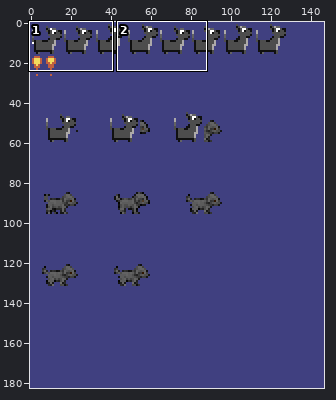
Two versions of one sprite sheet, assets/bit basic1.png. Above: a wide view before the commit, with the close-up outlined.
Close-up. First the earlier version:
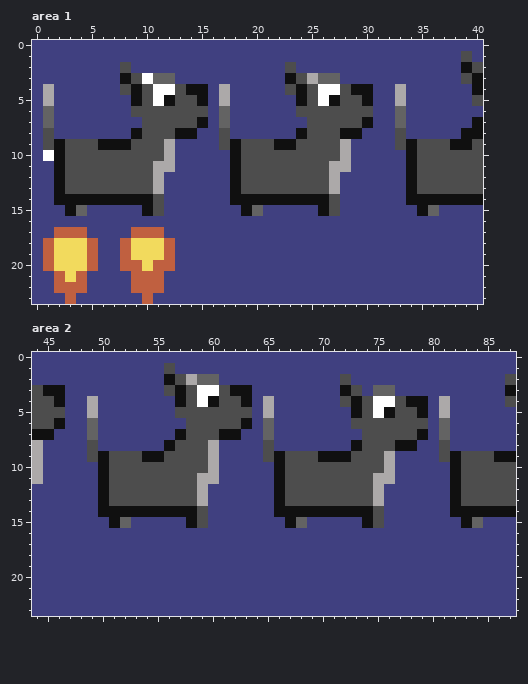
The file is 147x183 pixels. Colours within 5 levels of each other are drawn and written as one. Shown: area 1: x 0..40, y 0..23; area 2: x 44..87, y 0..23.
After:
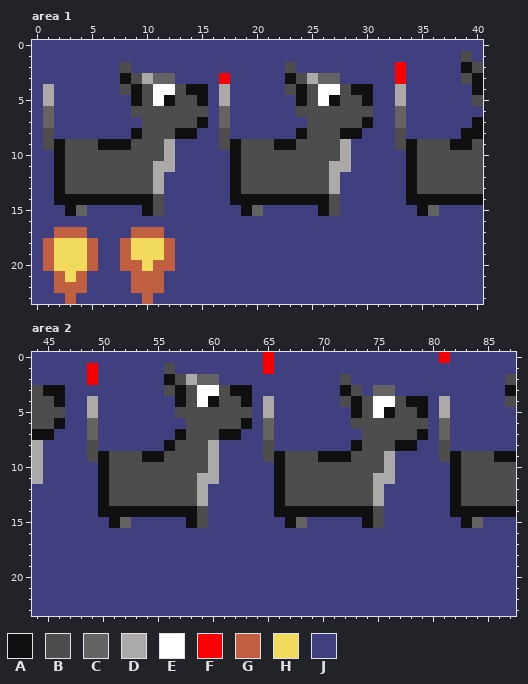
Palette (. is transparent): A #101010  B #4d4d4d  C #636363  D #aca9a9  E #ffffff  F #f60203  G #c06040  H #f2da5d  J #404080
From old to new:
{"where": "area 1"}
{"y":2,"x":33,"old":"J","new":"F"}
{"y":3,"x":10,"old":"E","new":"D"}
{"y":3,"x":17,"old":"J","new":"F"}
{"y":3,"x":33,"old":"J","new":"F"}
{"y":10,"x":1,"old":"E","new":"J"}
{"where": "area 2"}
{"y":0,"x":65,"old":"J","new":"F"}
{"y":0,"x":81,"old":"J","new":"F"}
{"y":1,"x":49,"old":"J","new":"F"}
{"y":1,"x":65,"old":"J","new":"F"}
{"y":2,"x":49,"old":"J","new":"F"}
